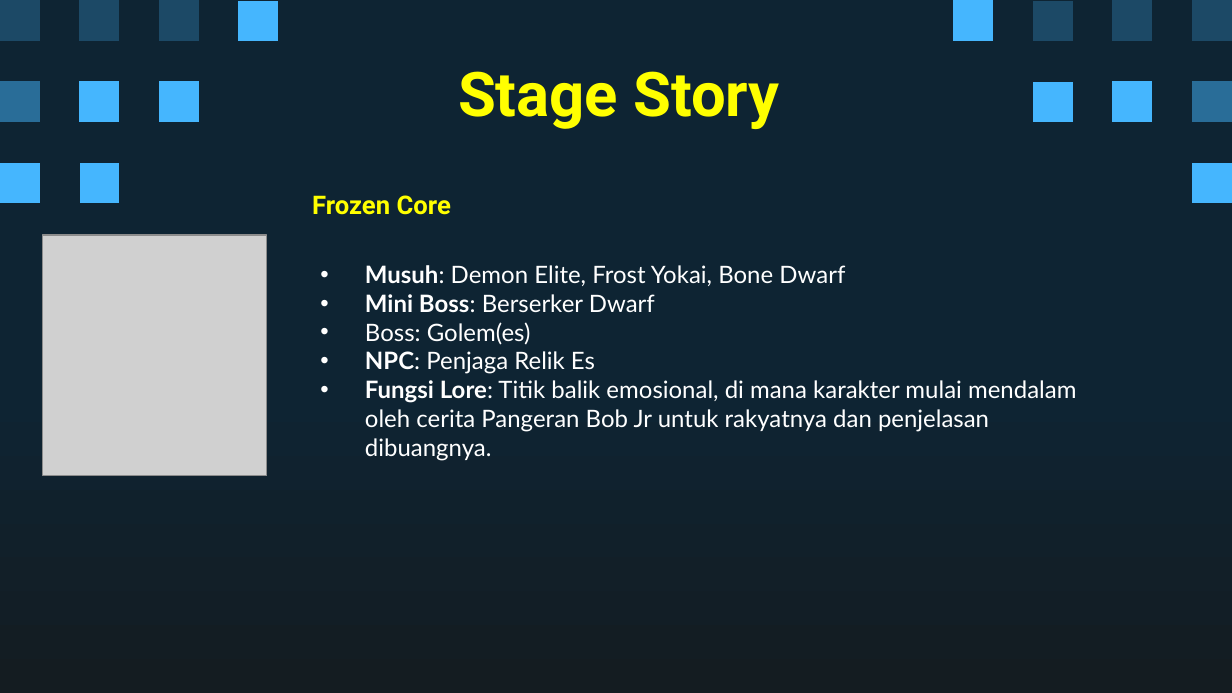
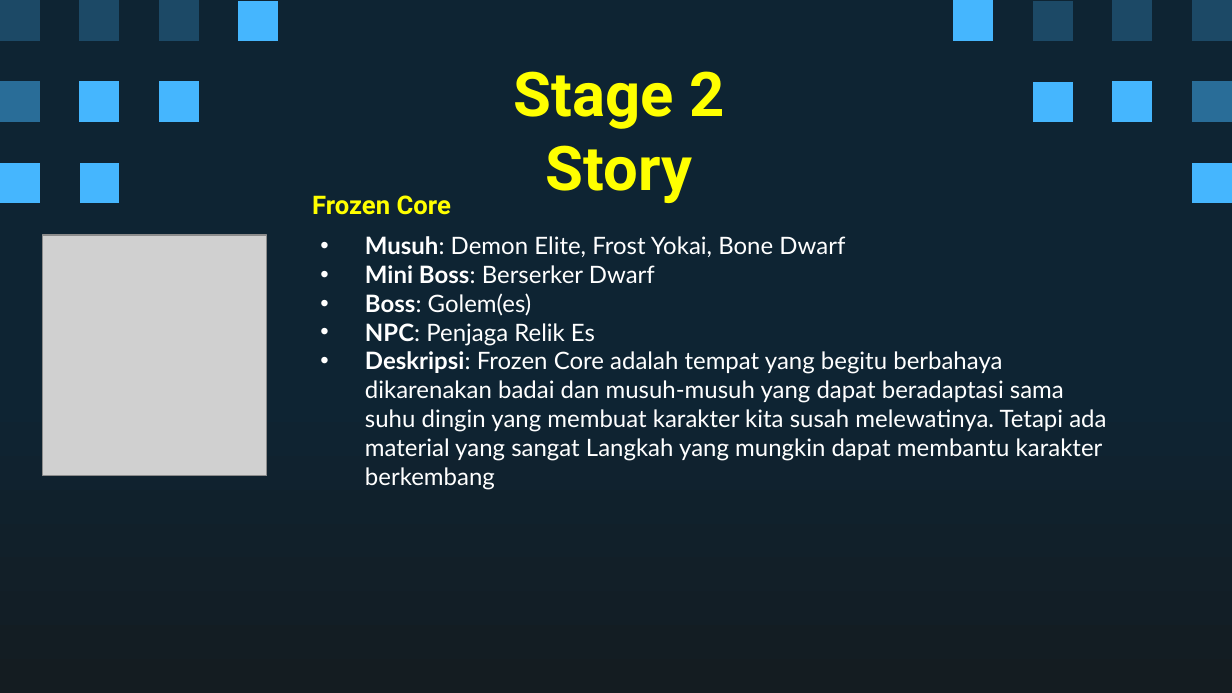
Before and after one commit to Ricardhad/gameProgProject, a slide deck: slide 16 of Super Pixel Vintage Gaming by Slidesgo.pptx. Drawn at 1232x693 pixels with LibreOffice and Linux fonts; fonts in the diff are those of the drawing; grey boxes stand for pictures. Boxes give left, top, right and bottom in pixels: in the first picture for what was removed or moved away, otherwise in the second. Text is boxed around its words. In the diff, an @@ line names an element or a change of style, - is before the commit and + after.

Commit message:
ppt deskripsi stage

```diff
--- a/Super Pixel Vintage Gaming by Slidesgo.pptx
+++ b/Super Pixel Vintage Gaming by Slidesgo.pptx
@@ title at <box>514,71,724,203</box>: text changed @@
-Stage Story
+Stage 2 Story
@@ subtitle at <box>365,293,532,316</box>: bold on in "Boss:" @@
@@ subtitle at <box>365,351,1106,490</box>: text changed @@
-• Fungsi Lore: Titik balik emosional, di mana karakter mulai mendalam oleh cerita Pangeran Bob Jr untuk rakyatnya dan penjelasan dibuangnya.
+• Deskripsi: Frozen Core adalah tempat yang begitu berbahaya dikarenakan badai dan musuh-musuh yang dapat beradaptasi sama suhu dingin yang membuat karakter kita susah melewatinya. Tetapi ada material yang sangat Langkah yang mungkin dapat membantu karakter berkembang
```
Also in this commit, not shown: 6 other slides changed.
